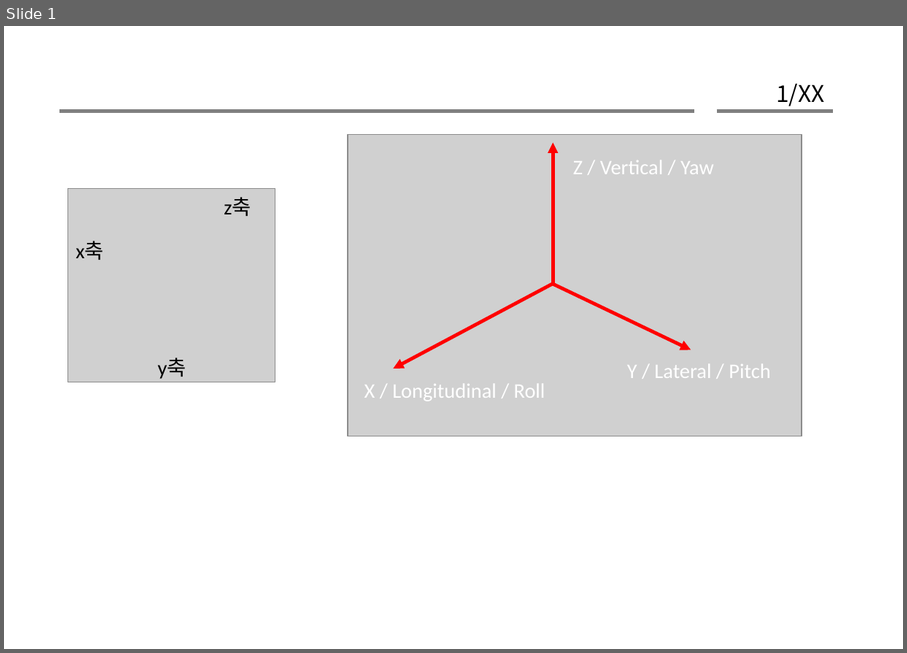
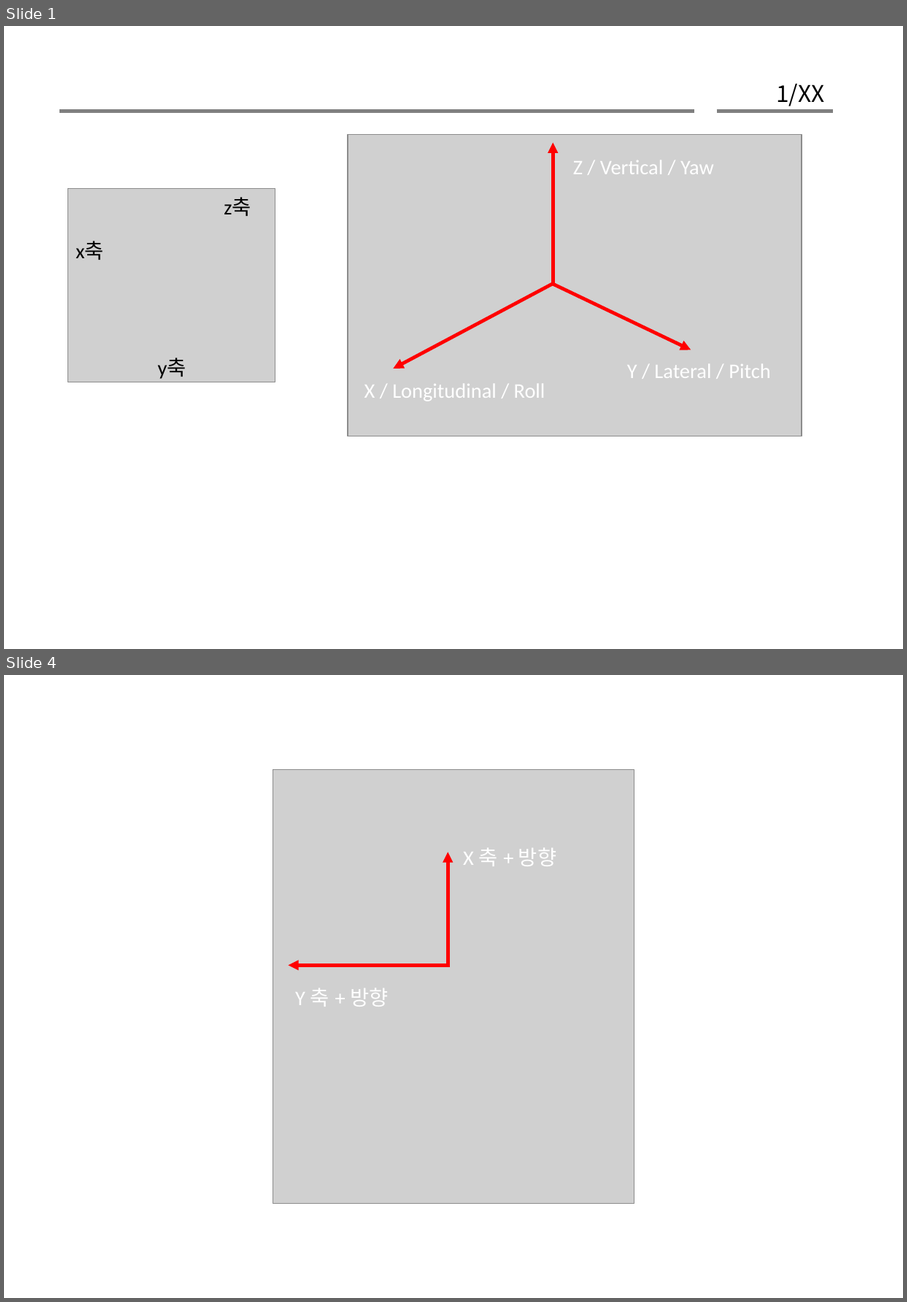
Before and after one commit to gaussian37/gaussian37.github.io, a slide deck: assets/img/autodrive/concept/vehicle_axis/vehicle_axis.pptx. Shown one above the other, each under a label of ours: slide 1 before the commit, slides 1 and 4 after it; the slides between them are not shown. The pictures are 907x653 and 907x1302 pixels, drawn with LibreOffice and Linux fonts; fonts in the diff are those of the drawing; grey boxes stand for pictures. Boxes give left, top, right and bottom in pixels: in the first picture for what was removed or moved away, otherwise in the second. Text is boxed around its words. In the diff, an @@ line names an element or a change of style, - is before the commit and + after.

```diff
--- a/assets/img/autodrive/concept/vehicle_axis/vehicle_axis.pptx
+++ b/assets/img/autodrive/concept/vehicle_axis/vehicle_axis.pptx
@@ slide 4 added at (4, 675, 903, 1298), background #FFFFFF @@
@@ picture added at (273, 770, 634, 1204) @@
@@ text added at (463, 848, 557, 866), 18 pt, text #FFFFFF @@
+X 축 + 방향
@@ arrow added from (449, 966) to (449, 852), #FF0000 3 pt @@
@@ arrow added from (449, 965) to (288, 965), #FF0000 3 pt @@
@@ text added at (295, 988, 388, 1006), 18 pt, text #FFFFFF @@
+Y 축 + 방향
```
Also in this commit, not shown: 2 other slides added, 1 slide removed, 6 other files.
